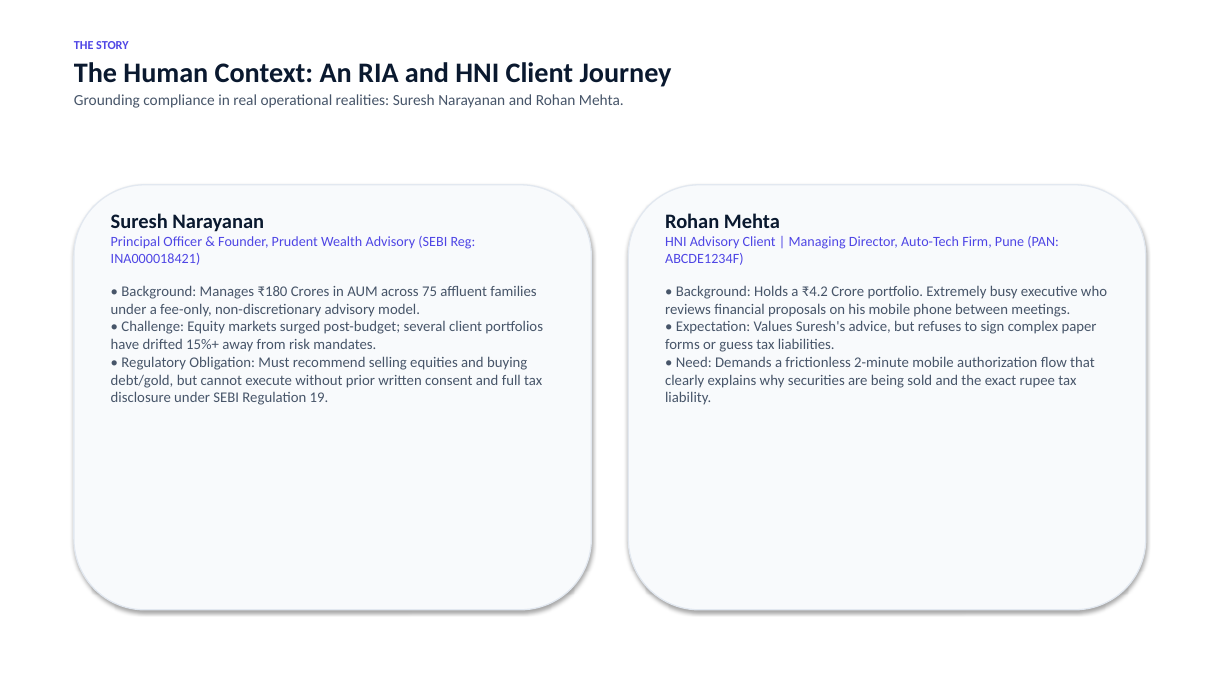
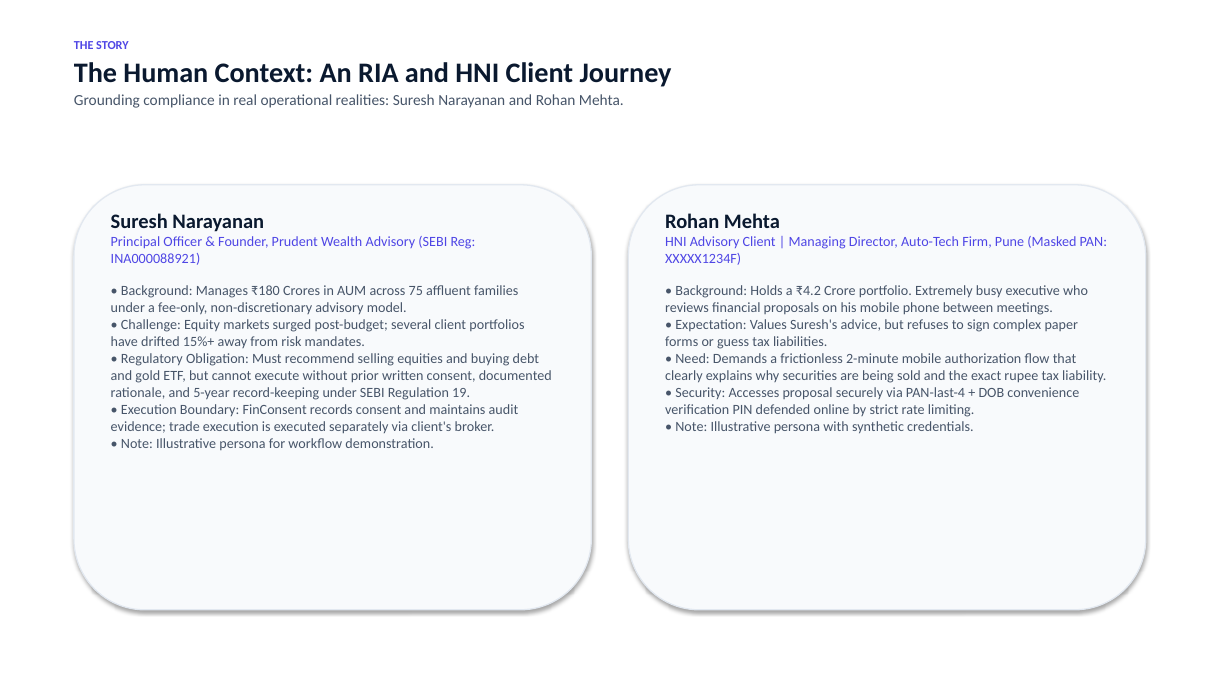
Before and after one commit to AtharvaSDeshpande/FinConsent, a slide deck: slide 3 of FinConsent-Client-Presentation.pptx. Drawn at 1232x693 pixels with LibreOffice and Linux fonts; fonts in the diff are those of the drawing. Boxes give left, top, right and bottom in pixels: in the first picture for what was removed or moved away, otherwise in the second. Text is boxed around its words. In the diff, an @@ line names an element or a change of style, - is before the commit and + after.

```diff
--- a/FinConsent-Client-Presentation.pptx
+++ b/FinConsent-Client-Presentation.pptx
@@ text at (x1=111, y1=285, x2=552, y2=450): text changed; size 11.5 to 11 pt @@
-Principal Officer & Founder, Prudent Wealth Advisory (SEBI Reg: INA000018421)
-• Background: Manages ₹180 Crores in AUM across 75 affluent families under a fee-only, non-discretionary advisory model.
-• Challenge: Equity markets surged post-budget; several client portfolios have drifted 15%+ away from risk mandates.
-• Regulatory Obligation: Must recommend selling equities and buying debt/gold, but cannot execute without prior written consent and full tax disclosure under SEBI Regulation 19.
+Principal Officer & Founder, Prudent Wealth Advisory (SEBI Reg: INA000088921)
+• Background: Manages ₹180 Crores in AUM across 75 affluent families under a fee-only, non-discretionary advisory model.
+• Challenge: Equity markets surged post-budget; several client portfolios have drifted 15%+ away from risk mandates.
+• Regulatory Obligation: Must recommend selling equities and buying debt and gold ETF, but cannot execute without prior written consent, documented rationale, and 5-year record-keeping under SEBI Regulation 19.
+• Execution Boundary: FinConsent records consent and maintains audit evidence; trade execution is executed separately via client's broker.
+• Note: Illustrative persona for workflow demonstration.
@@ text at (x1=665, y1=285, x2=1106, y2=434): text changed; size 11.5 to 11 pt @@
-HNI Advisory Client | Managing Director, Auto-Tech Firm, Pune (PAN: ABCDE1234F)
-• Background: Holds a ₹4.2 Crore portfolio. Extremely busy executive who reviews financial proposals on his mobile phone between meetings.
-• Expectation: Values Suresh's advice, but refuses to sign complex paper forms or guess tax liabilities.
-• Need: Demands a frictionless 2-minute mobile authorization flow that clearly explains why securities are being sold and the exact rupee tax liability.
+HNI Advisory Client | Managing Director, Auto-Tech Firm, Pune (Masked PAN: XXXXX1234F)
+• Background: Holds a ₹4.2 Crore portfolio. Extremely busy executive who reviews financial proposals on his mobile phone between meetings.
+• Expectation: Values Suresh's advice, but refuses to sign complex paper forms or guess tax liabilities.
+• Need: Demands a frictionless 2-minute mobile authorization flow that clearly explains why securities are being sold and the exact rupee tax liability.
+• Security: Accesses proposal securely via PAN-last-4 + DOB convenience verification PIN defended online by strict rate limiting.
+• Note: Illustrative persona with synthetic credentials.
```
Also in this commit, not shown: 25 other slides changed, 1 slide added, 1 slide removed, 49 other files.
